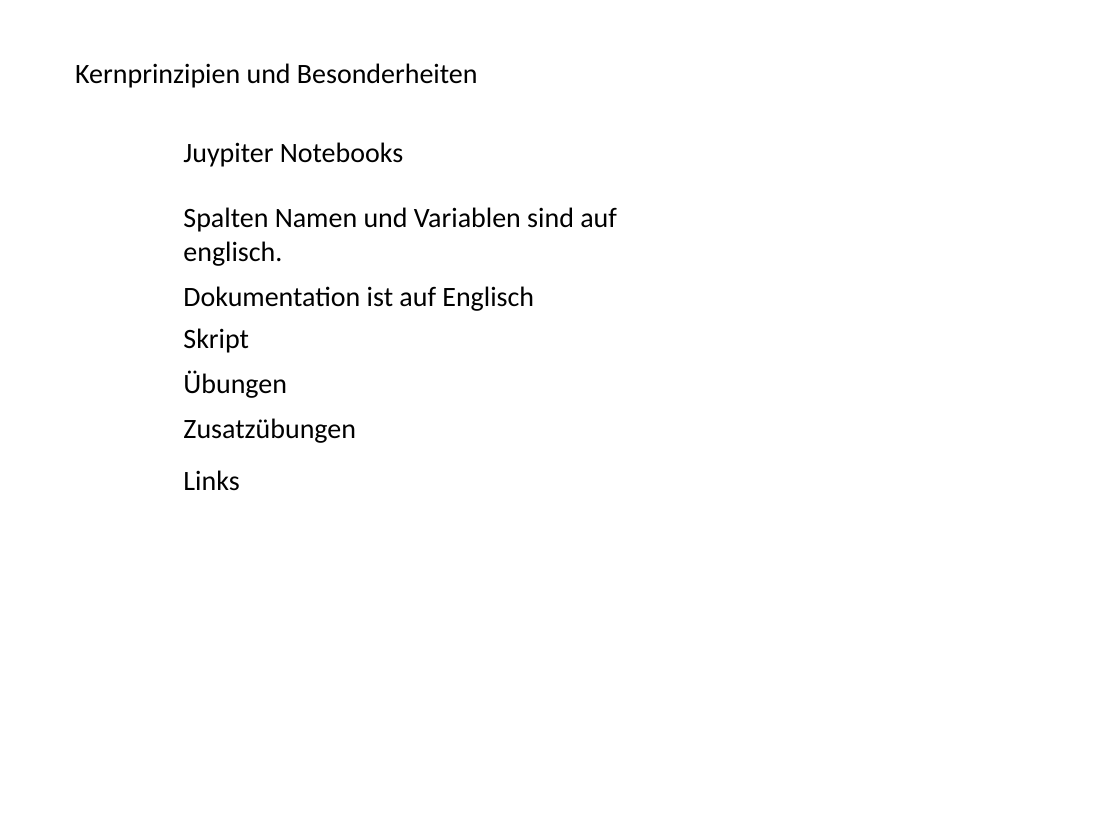
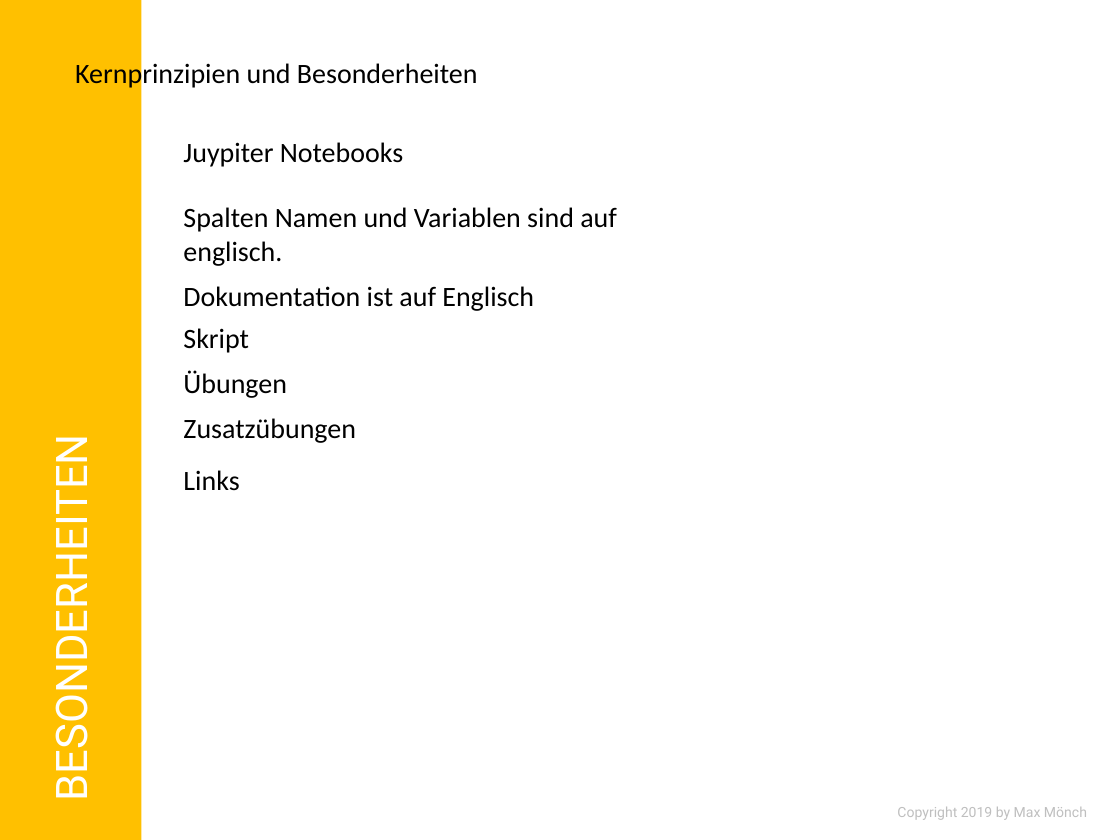
Before and after one commit to MonksterFX/pandas-basic, a slide deck: slide 6 of praesentation/pandas-basic.pptx. Drawn at 1120x840 pixels with LibreOffice and Linux fonts; fonts in the diff are those of the drawing; background and template pictures are left out. Boxes give left, top, right and bottom in pixels: in the first picture for what was removed or moved away, otherwise in the second. Text is boxed around its words. In the diff, an @@ line names an element or a change of style, - is before the commit and + after.

```diff
--- a/praesentation/pandas-basic.pptx
+++ b/praesentation/pandas-basic.pptx
@@ rectangle added at [0,0,141,840], fill #FFC000 @@
@@ text added at [42,470,99,789], 28 pt, text #FFFFFF @@
+BESONDERHEITEN
@@ text added at [897,807,1087,820], 9 pt, text #BFBFBF @@
+Copyright 2019 by Max Mönch
```
Also in this commit, not shown: 5 other slides changed, 4 slides added, 3 slides removed, 8 other files.
